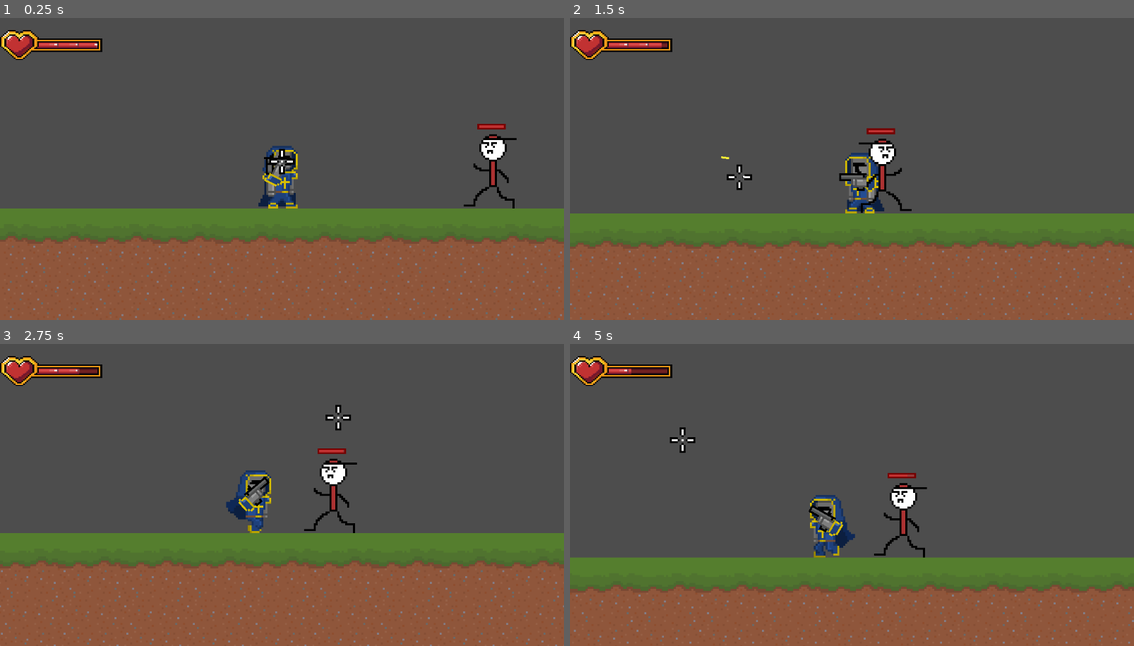
Above: before the commit, frames 1-4 (two rows, left to right).
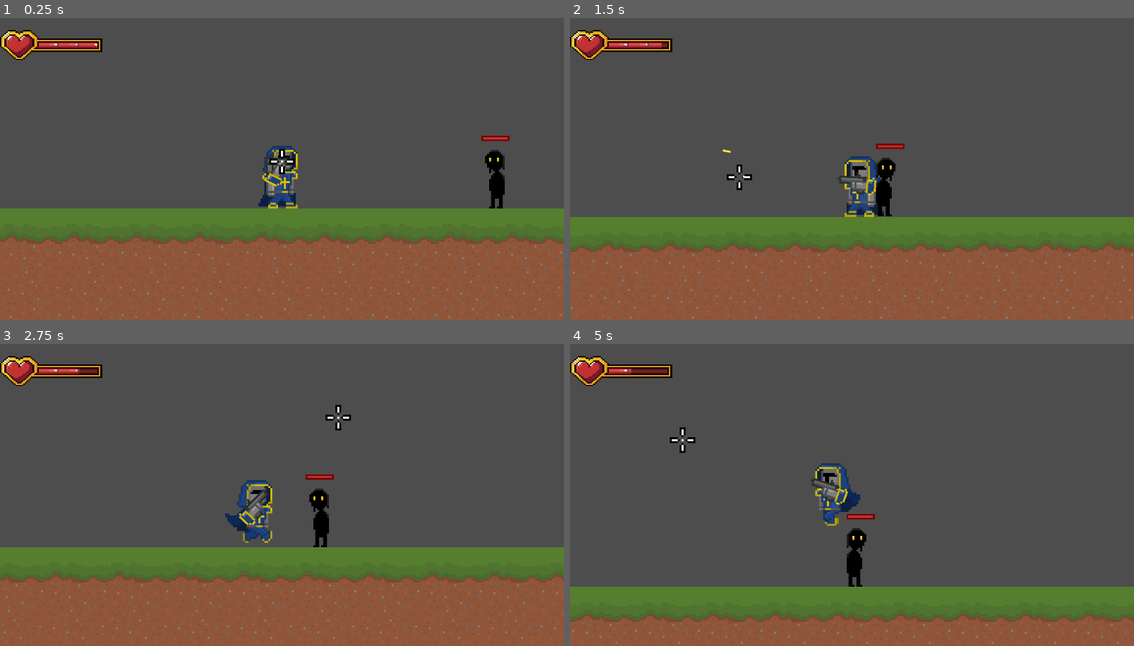
Above: after the commit, the same moments.

Repository: ForwardMeansGo/Shoot-To-Kill
Game: Godot game, scene res://Scenes/level_01.tscn
Two runs of this game, one before a commit and one after it. Both use one fixed random seed, a clock stepped at 60 frames per second and the inputs below. Sound files missing from this copy of the repository are replaced by a short silence.
Inputs (mouse positions are in pixels of both pictures, inside the frame that each line leads up to):
- Up to frame 1 (0.25 s): no input
- Up to frame 2 (1.5 s): move the mouse to (976, 144) at 0.52 s; hold D (move_right) from 0.53 s (still down); click (976, 144) at 0.6 s; tap Space (jump) at 0.77 s; move the mouse to (739, 178) at 1.27 s; click (739, 178) at 1.35 s
- Up to frame 3 (2.75 s): tap Space (jump) at 1.52 s; move the mouse to (338, 416) at 2.02 s; release D (move_right) at 2.03 s; hold A (move_left) from 2.03 s (still down); click (338, 416) at 2.1 s
- Up to frame 4 (5 s): move the mouse to (823, 552) at 2.77 s; release A (move_left) at 2.78 s; hold D (move_right) 2.78-4.28 s; click (823, 552) at 2.85 s; tap Space (jump) at 3.02, 3.77, 4.52 s; move the mouse to (1021, 534) at 3.52 s; click (1021, 534) at 3.6 s; move the mouse to (682, 440) at 4.27 s; hold A (move_left) from 4.28 s (still down); click (682, 440) at 4.35 s

The runs differ from the first frame. In frame 1, 1.0% of the frame differs, in the area x 46-92%, y 35-64%; in frame 2, 5.1%; in frame 3, 13%; in frame 4, 23%, in the area x 0-100%, y 39-100%.

Commit message:
Enemy Updates
Updates to Damage Numbers & Enemy Flash & Enemy Sprite

Diff:
--- /dev/null
+++ b/game/Scenes/Effects/flash_amount.gdshader
@@ -0,0 +1,14 @@
+shader_type canvas_item;
+
+void vertex() {
+	// Called for every vertex the material is visible on.
+}
+
+void fragment() {
+	// Called for every pixel the material is visible on.
+}
+
+//void light() {
+//	// Called for every pixel for every light affecting the CanvasItem.
+//	// Uncomment to replace the default light processing function with this one.
+//}
--- a/game/Scenes/EnemyBasic.tscn
+++ b/game/Scenes/EnemyBasic.tscn
@@ -1,35 +1,45 @@
-[gd_scene load_steps=8 format=3 uid="uid://b24ka108g6bnw"]
+[gd_scene load_steps=11 format=3 uid="uid://b24ka108g6bnw"]
 
 [ext_resource type="Script" uid="uid://duycd31rxckwt" path="res://Scripts/enemies/enemy.gd" id="1_hghv2"]
-[ext_resource type="Texture2D" uid="uid://d3sxprflqadv8" path="res://Assets/Sprites/Enemy/Demo Enemy.png" id="2_1f0kj"]
 [ext_resource type="PackedScene" uid="uid://deefc1di02kvu" path="res://Scenes/damage_number.tscn" id="2_0830c"]
 [ext_resource type="Texture2D" uid="uid://dsfvqaytjsgf5" path="res://Assets/Sprites/Enemy/EnemyHealthbar1Background.png" id="3_287tu"]
 [ext_resource type="Texture2D" uid="uid://ballj2pmtnuag" path="res://Assets/Sprites/Enemy/Healthbar1Progress.png" id="3_afpow"]
+[ext_resource type="Shader" uid="uid://n3mvtfwlowtt" path="res://shaders/enemy_flash.gdshader" id="3_pa2dr"]
+[ext_resource type="Texture2D" uid="uid://btmqink14vi7" path="res://Assets/Sprites/Enemy/Dark Enemy.png" id="3_rfug7"]
+[ext_resource type="Texture2D" uid="uid://cts3vhojv7lqv" path="res://Assets/Sprites/Enemy/EnemyHealthbar1Lag.png" id="7_042s1"]
+
+[sub_resource type="ShaderMaterial" id="ShaderMaterial_042s1"]
+shader = ExtResource("3_pa2dr")
+shader_parameter/flash_amount = 0.0
 
 [sub_resource type="RectangleShape2D" id="RectangleShape2D_1f0kj"]
-size = Vector2(12, 39)
+size = Vector2(9, 31)
 
 [sub_resource type="RectangleShape2D" id="RectangleShape2D_rfug7"]
-size = Vector2(24, 39)
+size = Vector2(14.29185, 33.571255)
 
 [node name="Enemy" type="CharacterBody2D" groups=["enemies"]]
 collision_layer = 4
 collision_mask = 11
 script = ExtResource("1_hghv2")
 damage_number_scene = ExtResource("2_0830c")
+flash_intensity = 0.7
+damage_bar_lag_duration = 0.7
 
 [node name="Sprite2D" type="Sprite2D" parent="."]
+material = SubResource("ShaderMaterial_042s1")
 position = Vector2(19, 18)
-texture = ExtResource("2_1f0kj")
+texture = ExtResource("3_rfug7")
 
 [node name="CollisionShape2D" type="CollisionShape2D" parent="."]
-position = Vector2(19, 20.5)
+position = Vector2(17.5, 18.5)
 shape = SubResource("RectangleShape2D_1f0kj")
 
 [node name="HealthBar" type="TextureProgressBar" parent="."]
-offset_left = 11.0
+z_index = -2
+offset_left = 13.0
 offset_top = -8.0
-offset_right = 51.0
+offset_right = 46.193665
 offset_bottom = 32.0
 scale = Vector2(0.45189348, 0.39640105)
 step = 10.0
@@ -37,11 +47,19 @@
 texture_under = ExtResource("3_287tu")
 texture_progress = ExtResource("3_afpow")
 
+[node name="DamageBar" type="TextureProgressBar" parent="HealthBar"]
+z_index = -1
+layout_mode = 0
+offset_right = 33.193665
+offset_bottom = 40.0
+value = 50.0
+texture_progress = ExtResource("7_042s1")
+
 [node name="DamageArea" type="Area2D" parent="."]
 collision_layer = 4
 collision_mask = 2
 
 [node name="CollisionShape2D" type="CollisionShape2D" parent="DamageArea"]
-position = Vector2(19, 20.5)
+position = Vector2(17.000002, 17.895824)
 scale = Vector2(1.3993989, 0.9594026)
 shape = SubResource("RectangleShape2D_rfug7")
--- a/game/Scenes/bullet.tscn
+++ b/game/Scenes/bullet.tscn
@@ -1,8 +1,7 @@
-[gd_scene load_steps=5 format=3 uid="uid://cey40jml127eo"]
+[gd_scene load_steps=4 format=3 uid="uid://cey40jml127eo"]
 
 [ext_resource type="Script" uid="uid://ymxae6g5qy" path="res://Scripts/weapons/bullet.gd" id="1_xjght"]
 [ext_resource type="Texture2D" uid="uid://dm4l07y4i7mox" path="res://Assets/Sprites/Guns/Demo Bullet2.png" id="2_oduel"]
-[ext_resource type="PackedScene" uid="uid://dle24dw5j5tde" path="res://Scenes/Effects/hit_impact.tscn" id="2_ycag2"]
 
 [sub_resource type="RectangleShape2D" id="RectangleShape2D_4mw4s"]
 size = Vector2(4, 1)
@@ -11,7 +10,6 @@
 collision_layer = 8
 collision_mask = 5
 script = ExtResource("1_xjght")
-hit_effect_scene = ExtResource("2_ycag2")
 
 [node name="CollisionShape2D" type="CollisionShape2D" parent="."]
 position = Vector2(0, 0.5)
--- a/game/Scenes/damage_number.tscn
+++ b/game/Scenes/damage_number.tscn
@@ -1,18 +1,17 @@
 [gd_scene load_steps=3 format=3 uid="uid://deefc1di02kvu"]
 
 [ext_resource type="Script" uid="uid://5fayiv0yqviq" path="res://Scripts/damage_number.gd" id="1_m808r"]
-[ext_resource type="FontFile" uid="uid://bxebt2lbfg3fx" path="res://Assets/Font/origami-mommy.regular.ttf" id="1_n4jia"]
+[ext_resource type="FontFile" uid="uid://bqd2ojdqurdyh" path="res://Assets/Font/ari-w9500-condensed-display.ttf" id="2_m808r"]
 
 [node name="DamageNumber" type="Node2D"]
 z_index = 10
 script = ExtResource("1_m808r")
-float_distance = 20.0
 
 [node name="Label" type="RichTextLabel" parent="."]
 offset_right = 40.0
 offset_bottom = 40.0
 scale = Vector2(0.3199997, 0.3199997)
-theme_override_fonts/normal_font = ExtResource("1_n4jia")
+theme_override_fonts/normal_font = ExtResource("2_m808r")
 text = "10
 "
 horizontal_alignment = 1
--- a/game/Scenes/level_01.tscn
+++ b/game/Scenes/level_01.tscn
@@ -45,4 +45,3 @@
 [node name="Crosshair" parent="." instance=ExtResource("5_g0uxb")]
 position = Vector2(1, 0)
 player_path = NodePath("../Player")
-dot_lerp_speed = 25.0
--- a/game/Scenes/player.tscn
+++ b/game/Scenes/player.tscn
@@ -91,7 +91,7 @@
 }]
 
 [sub_resource type="RectangleShape2D" id="RectangleShape2D_v0iea"]
-size = Vector2(10, 17.3679)
+size = Vector2(16, 13.896209)
 
 [node name="Player" type="CharacterBody2D" groups=["player"]]
 collision_layer = 2
@@ -103,7 +103,7 @@
 animation = &"idle"
 
 [node name="CollisionShape2D" type="CollisionShape2D" parent="."]
-position = Vector2(0, 3.0108802)
+position = Vector2(0, 7.0108814)
 scale = Vector2(1, 2.3043523)
 shape = SubResource("RectangleShape2D_v0iea")
 
--- a/game/Scripts/damage_number.gd
+++ b/game/Scripts/damage_number.gd
@@ -1,26 +1,46 @@
 extends Node2D
+
+@export var normal_color: Color = Color.WHITE
+@export var crit_color: Color = Color(1.0, 1.0, 0.2) # yellow-ish
+@export var kill_color: Color = Color(0.614, 0.088, 0.0, 1.0) # red-ish
 
 @export var damage: int = 0
 @export var lifetime: float = 0.3
-@export var float_distance: float = 30.0
-@export var arc_distance: float = 20.0
+@export var float_distance: float = 20.0
+@export var arc_distance: float = 10
+@export var arc_boost_factor: float = 5
 @export var is_crit: bool = false
+var is_killing_blow: bool = false
+
+@export var min_rot_deg: float = 10.0
+@export var max_rot_deg: float = 30.0
 
 @onready var label: RichTextLabel = $Label
 
 var t: float = 0.0
 var start_pos: Vector2
 var direction_sign: float
+var movement_dir_sign: float = 0.0
 
 func _ready() -> void:
 	# Set the label text to the damage value
 	label.text = str(damage)
 
-	# Apply crit styling if this is a crit
+	# Determine final color based on priority: killing blow > crit > normal
+	var final_color: Color = normal_color
+	if is_killing_blow:
+		final_color = kill_color
+	elif is_crit:
+		final_color = crit_color
+
+	label.modulate = final_color
+
+	# Apply crit styling if this is a crit (scale up)
+	if is_killing_blow:
+		scale = Vector2(1.5, 1.5)
+
 	if is_crit:
-		# Make crit numbers stand out
-		scale = Vector2(1.2, 1.2)
-		label.modulate = Color(1.0, 0.9, 0.2)  # a yellowish tone
+		scale = Vector2(1.5, 1.5)
 
 	# Apply a very small random horizontal offset
 	var random_x_offset: float = randf_range(-2.0, 2.0)
@@ -29,8 +49,41 @@
 	# Store starting position for arc calculation
 	start_pos = global_position
 
-	# Randomly choose left or right arc direction
-	direction_sign = 1.0 if randf() > 0.5 else -1.0
+	# Decide arc direction and rotation based on hit type and enemy movement
+	var base_angle: float = randf_range(min_rot_deg, max_rot_deg)
+
+	if is_crit or is_killing_blow:
+		# CRIT or FATAL hit:
+		# Arc should go OPPOSITE to enemy movement direction if we know it.
+		if abs(movement_dir_sign) > 0.01:
+			# enemy movement_dir_sign:
+			#   > 0 => moving RIGHT
+			#   < 0 => moving LEFT
+			# We want arc opposite to this:
+			direction_sign = -sign(movement_dir_sign)
+		else:
+			# No clear movement direction, fall back to random arc
+			direction_sign = 1.0 if randf() > 0.5 else -1.0
+
+		# Rotate in the same direction as the arc (which is already opposite movement)
+		rotation_degrees = direction_sign * base_angle
+	else:
+		# NORMAL hit:
+		# Arc can be random, but NO rotation.
+		direction_sign = 1.0 if randf() > 0.5 else -1.0
+		rotation_degrees = 0.0
+
+	# Adjust arc distance based on whether arc is going WITH or AGAINST enemy movement
+	var arc_dir = direction_sign
+	var move_dir = movement_dir_sign
+
+	# Default: use base arc_distance
+	if abs(move_dir) > 0.01:
+		# Arc goes WITH enemy movement → boost
+		if sign(arc_dir) == sign(move_dir):
+			arc_distance *= arc_boost_factor
+		# Arc goes OPPOSITE enemy movement → leave arc_distance as-is
+	# else: enemy is not moving horizontally → do nothing
 
 	# Create tween for animation
 	var tween: Tween = create_tween()
--- a/game/Scripts/enemies/enemy.gd
+++ b/game/Scripts/enemies/enemy.gd
@@ -7,6 +7,9 @@
 @export var damage_number_scene: PackedScene
 @export var contact_damage: int = 10
 @export var contact_cooldown: float = 0.5
+@export var flash_duration: float = 0.09
+@export var flash_intensity: float = 1.0  # 0.0–1.0, how white the flash is
+@export var damage_bar_lag_duration: float = 0.2
 
 enum State {
 	CHASE,
@@ -18,14 +21,25 @@
 
 @onready var sprite: Sprite2D = $Sprite2D
 @onready var health_bar: TextureProgressBar = $HealthBar
+@onready var damage_bar: TextureProgressBar = $HealthBar/DamageBar
+
+var is_flashing: bool = false
+var flash_material: ShaderMaterial
 
 var current_health: int
 var contact_timer: float = 0.0
+var damage_bar_tween: Tween
 
 func _ready() -> void:
 	current_health = max_health
 	add_to_group("enemy") # so bullets can recognise this as an enemy
 	_update_health_bar()
+
+	# Assign per-instance flash shader material to this enemy sprite
+	var flash_shader := preload("res://shaders/enemy_flash.gdshader")
+	flash_material = ShaderMaterial.new()
+	flash_material.shader = flash_shader
+	sprite.material = flash_material
 
 	state = State.CHASE
 
@@ -87,6 +101,12 @@
 	flash_hit()
 	_update_health_bar()
 
+	var is_killing_blow: bool = current_health <= 0
+
+	var move_dir_sign: float = 0.0
+	if player != null:
+		move_dir_sign = sign(player.global_position.x - global_position.x)
+
 	# Spawn damage number if scene is set
 	if damage_number_scene != null:
 		var dmg = damage_number_scene.instantiate()
@@ -95,22 +115,60 @@
 			dmg.damage = amount
 		if "is_crit" in dmg:
 			dmg.is_crit = is_crit
+		if "is_killing_blow" in dmg:
+			dmg.is_killing_blow = is_killing_blow
+		if "movement_dir_sign" in dmg:
+			dmg.movement_dir_sign = move_dir_sign
 		get_tree().current_scene.add_child(dmg)
 
 	if current_health <= 0:
 		die()
 
 func flash_hit() -> void:
-	# Simple hit feedback – quick white flash
-	sprite.modulate = Color(2.0, 2.0, 2.0, 1.0)
-	await get_tree().create_timer(0.05).timeout
-	sprite.modulate = Color(1, 1, 1)
+	if is_flashing:
+		return
+
+	is_flashing = true
+
+	if flash_material == null:
+		is_flashing = false
+		return
+
+	# Turn flash ON (full white)
+	flash_material.set_shader_parameter("flash_amount", clamp(flash_intensity, 0.0, 1.0))
+
+	# Keep it white for ~0.5 seconds
+	await get_tree().create_timer(flash_duration).timeout
+
+	# Turn flash OFF (back to original)
+	if state != State.DEAD:
+		flash_material.set_shader_parameter("flash_amount", 0.0)
+
+	is_flashing = false
 
 func _update_health_bar() -> void:
 	if health_bar != null:
 		health_bar.max_value = max_health
 		health_bar.value = current_health
 
+	if damage_bar != null:
+		damage_bar.max_value = max_health
+
+		# If healed or starting up, snap up immediately
+		if damage_bar.value < current_health:
+			damage_bar.value = current_health
+		# If taking damage, animate down
+		elif damage_bar.value > current_health:
+			if damage_bar_tween != null:
+				damage_bar_tween.kill()
+			damage_bar_tween = create_tween()
+			damage_bar_tween.tween_property(
+				damage_bar,
+				"value",
+				current_health,
+				damage_bar_lag_duration
+			)
+
 func _on_damage_area_body_entered(body: Node) -> void:
 	if state == State.DEAD:
 		return
--- a/game/Scripts/player.gd
+++ b/game/Scripts/player.gd
@@ -8,7 +8,7 @@
 @onready var crosshair = $"../Crosshair"
 
 const SPEED: float = 75.0
-const JUMP_FORCE: float = -250.0
+const JUMP_FORCE: float = -275
 const GRAVITY: float = 1200.0
 
 @export var max_health: int = 100
--- /dev/null
+++ b/game/shaders/enemy_flash.gdshader
@@ -0,0 +1,19 @@
+shader_type canvas_item;
+
+uniform float flash_amount : hint_range(0.0, 1.0) = 0.0;
+
+void fragment() {
+	vec4 tex = texture(TEXTURE, UV);
+	float alpha = tex.a;
+
+	// Original texture color
+	vec3 base_rgb = tex.rgb;
+
+	// Pure white flash color
+	vec3 flash_rgb = vec3(1.0, 1.0, 1.0);
+
+	// Mix between base and flash based on flash_amount
+	vec3 final_rgb = mix(base_rgb, flash_rgb, flash_amount);
+
+	COLOR = vec4(final_rgb, alpha);
+}
Binary file added: game/Assets/Font/ari-w9500-condensed-display.ttf
Binary file added: game/Assets/Sprites/Enemy/Dark Enemy.png
Binary file added: game/Assets/Sprites/Enemy/EnemyHealthbar1Lag.png
Binary file changed: game/Assets/Sprites/Guns/Demo Pistol.png
Not shown, added: game/Scenes/Effects/flash_amount.gdshader.uid
Not shown, added: game/shaders/enemy_flash.gdshader.uid
